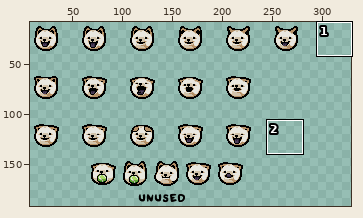
File history of a sprite sheet, resources/gfx/familiar/familiar_olga_head.png. The first picture is a wide view before the edit; the outline marks the close-up.
Close-up. As it was:
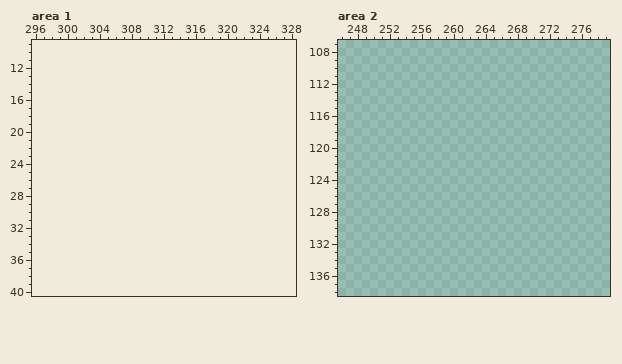
The file is 288x192 pixels. Pixels under 10% opacity are left out. Colours within 5 levels of each other are drawn and written as one. Shown: area 1: x 296..328, y 9..40; area 2: x 246..279, y 107..138. The old version is drawn lined up with the new one, on the new canvas. The wide view leaves out empty margins.
After the commit:
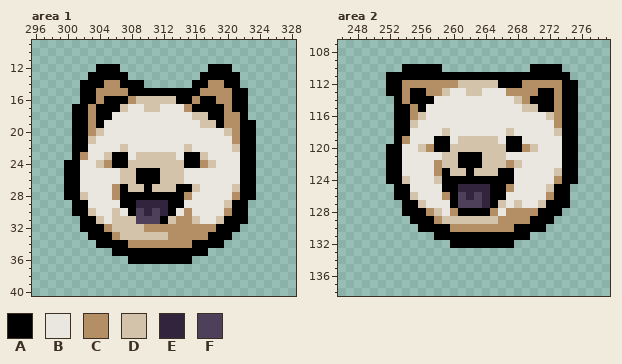
Palette (. is transparent): A #000000  B #e9e7df  C #b48f66  D #d2c3aa  E #31243c  F #4e405a
Author's note on the commit: Head Tilt mini idle
Change:
canvas 288x192 -> 384x192
--- area 1
@@ x 296..328 @@
 11 .................................
-12 .................................
-13 .................................
-14 .................................
-15 .................................
-16 .................................
-17 .................................
-18 .................................
-19 .................................
-20 .................................
-21 .................................
-22 .................................
-23 .................................
-24 .................................
-25 .................................
-26 .................................
-27 .................................
-28 .................................
-29 .................................
-30 .................................
-31 .................................
-32 .................................
-33 .................................
-34 .................................
-35 .................................
-36 .................................
+12 ........AAA...........AAA........
+13 .......AAAAA.........AAAAA.......
+14 ......AAACCAAA......AACCAA.......
+15 ......AACCCCAAAAAAAAACCCCAA......
+16 ......AACAAACDDDDDAACAACCAA......
+17 .....AACAAADBBDDBBBCAAAACAA......
+18 .....AACAABBBBBBBBBBDDAACCA......
+19 .....AACABBBBBBBBBBBBDDACCAA.....
+20 .....AACDBBBBBBBBBBBBBBBDCAA.....
+21 .....AADBBBBBBBBBBBBBBBBBCAA.....
+22 .....AABBBBDBBBBBBBDBBBBBDAA.....
+23 .....ACBBDAABDDDDDBAADBBBBAA.....
+24 ....AABBDCAADDDDDDDAACDBBBAA.....
+25 ....AABBBBBDDAAADDDBBBBBBBAA.....
+26 ....AABBBBBDDAAADDDBBBBBBBAA.....
+27 ....AABBBBCADDADDDAADBBBBDAA.....
+28 ....AADBBBCAAAAAAAACBBBBBCAA.....
+29 .....AABBBBAAEEEEAABBBBBDAA......
+30 .....AADBBDBAFEFEABCBBBBCAA......
+31 ......AADBDDDFFFADCCDBBDAAA......
+32 ......AAACDDDDCCCCCCCCCAAA.......
+33 .......AAACDDDDDDCCCCCAAA........
+34 ........AAAACCCCCCCCAAAA.........
+35 ..........AAAAAAAAAAAA...........
+36 ............AAAAAAAA.............
 37 .................................
--- area 2
@@ x 246..279 @@
 109 ..................................
-110 ..................................
-111 ..................................
-112 ..................................
-113 ..................................
-114 ..................................
-115 ..................................
-116 ..................................
-117 ..................................
-118 ..................................
-119 ..................................
-120 ..................................
-121 ..................................
-122 ..................................
-123 ..................................
-124 ..................................
-125 ..................................
-126 ..................................
-127 ..................................
-128 ..................................
-129 ..................................
-130 ..................................
-131 ..................................
-132 ..................................
+110 ........AAAAA...........AAAA......
+111 ......AAAAAAAAAAAAAAAAAAAAAAA.....
+112 ......AACCCCCCCDDDDDAAACCCCCAA....
+113 ......AACAACCDBBDDBBBCCCCAACAA....
+114 .......ACAAABBBBBBBBBBDCAAACAA....
+115 .......AACABBBBBBBBBBBBDDAACAA....
+116 .......AACDBBBBBBBBBBBBBBBDCAA....
+117 .......AADBBBBBBBBBBBBBBBBBCAA....
+118 .......AABBBBDBBBBBBBDBBBBBDAA....
+119 .......ACBBBAABDDDDDBAABBBBBAA....
+120 ......AABBDCAADDDDDDDAACDBBBAA....
+121 ......AABBBBBDDAAADDDBBBBBBBAA....
+122 ......AABBBBCDDAAADDDCDBBBBBAA....
+123 ......AABBBBCADDADDDAABBBBBDAA....
+124 ......AADBBBDAAAAAAAAABBBBBCAA....
+125 .......AABBBBAAEEEEAACBBBBDAA.....
+126 .......AADBBBCAFEFEAABBBBBCAA.....
+127 ........AADBBBAFFFEADBDBBDAAA.....
+128 ........AAACDBCAAAACBCCCCAAA......
+129 .........AAACDDDDDDDCCCCAAA.......
+130 ..........AAAACCCCCCCCAAAA........
+131 ............AAAAAAAAAAAA..........
+132 ..............AAAAAAAA............
 133 ..................................
Changed places in both close-ups, as pixel boxes (x1, y1, x2, y2):
added: (64, 64, 256, 264)
added: (386, 64, 578, 248)
